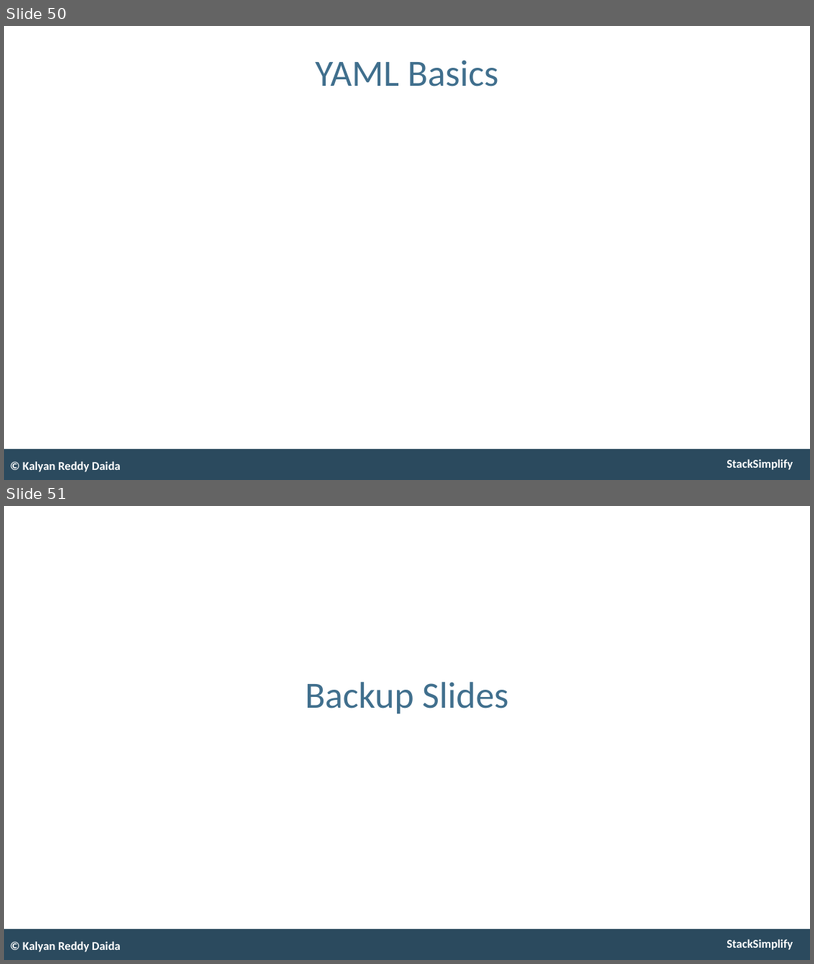
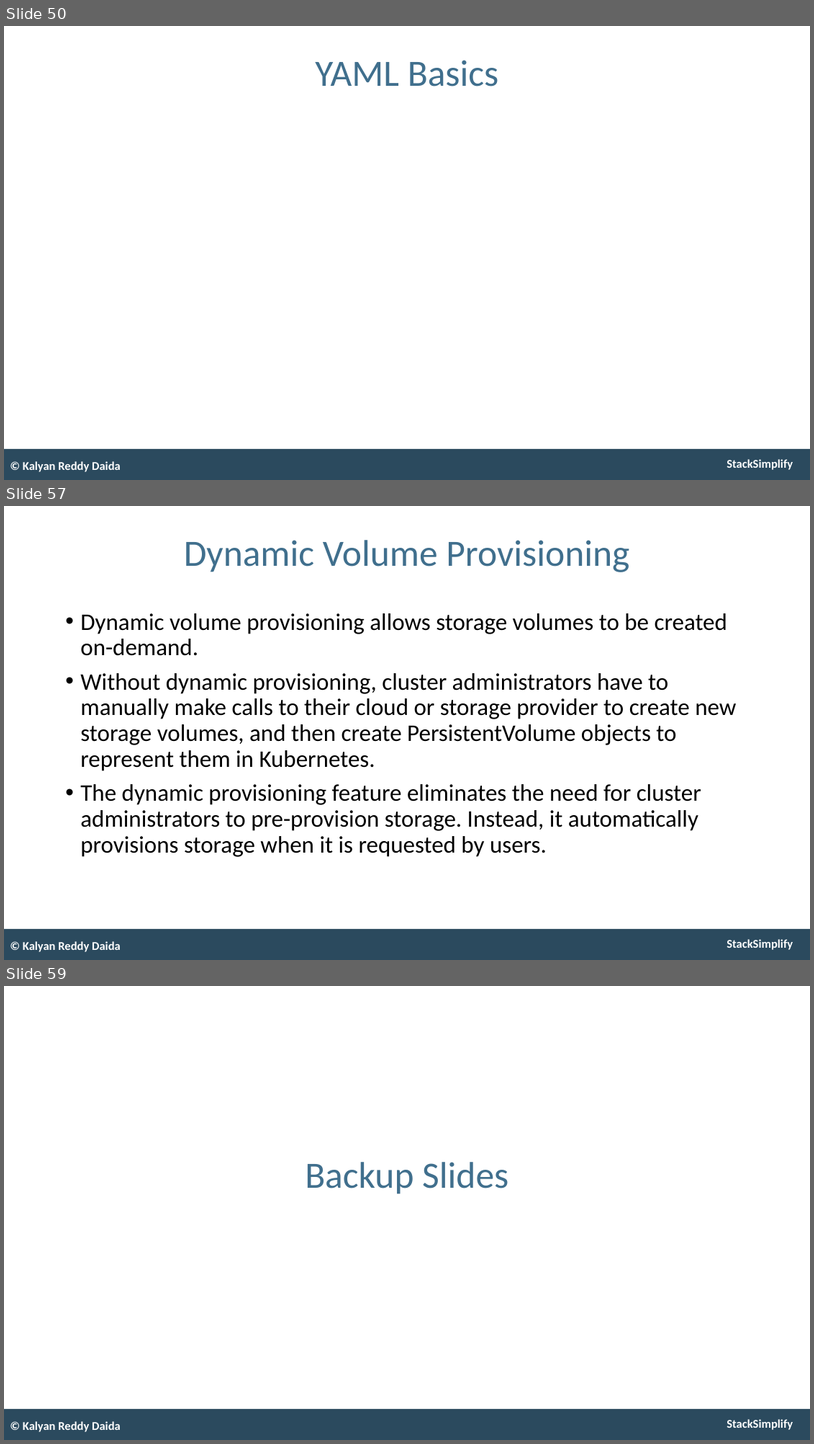
Before and after one commit to stacksimplify/aws-eks-kubernetes-masterclass, a slide deck: presentation/AWS-Fargate-and-EKS-Masterclass.pptx. Shown one above the other, each under a label of ours: slides 50 and 51 before the commit, slides 50, 57 and 59 after it; the slides between them are not shown. The pictures are 814x964 and 814x1444 pixels, drawn with LibreOffice and Linux fonts; fonts in the diff are those of the drawing. Boxes give left, top, right and bottom in pixels: in the first picture for what was removed or moved away, otherwise in the second. Text is boxed around its words. In the diff, an @@ line names an element or a change of style, - is before the commit and + after.

```diff
--- a/presentation/AWS-Fargate-and-EKS-Masterclass.pptx
+++ b/presentation/AWS-Fargate-and-EKS-Masterclass.pptx
@@ slide 57 added at [4, 506, 810, 960], background #FFFFFF; not listed: 2 template elements that a slide beside it also shows @@
@@ title added at [184, 540, 630, 572], 53 pt, text #406F8D @@
+Dynamic Volume Provisioning
@@ text added at [80, 613, 736, 857], 34 pt, text #000000 @@
+• Dynamic volume provisioning allows storage volumes to be created on-demand.
+• Without dynamic provisioning, cluster administrators have to manually make calls to their cloud or storage provider to create new storage volumes, and then create PersistentVolume objects to represent them in Kubernetes.
+• The dynamic provisioning feature eliminates the need for cluster administrators to pre-provision storage. Instead, it automatically provisions storage when it is requested by users.
@@ text added at [23, 941, 121, 952], 17 pt, text #FFFFFF, bold @@
+© Kalyan Reddy Daida
@@ what was slide 51 is now slide 59 @@
```
Also in this commit, not shown: 9 other slides added, 3 other files.
